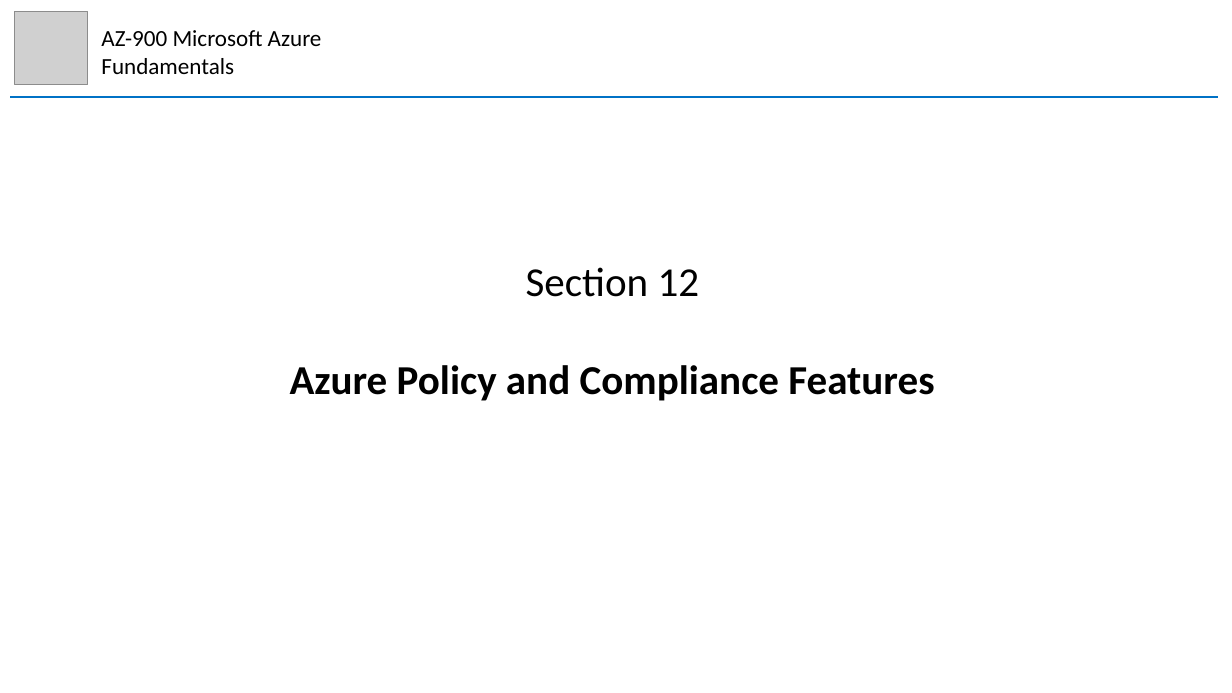
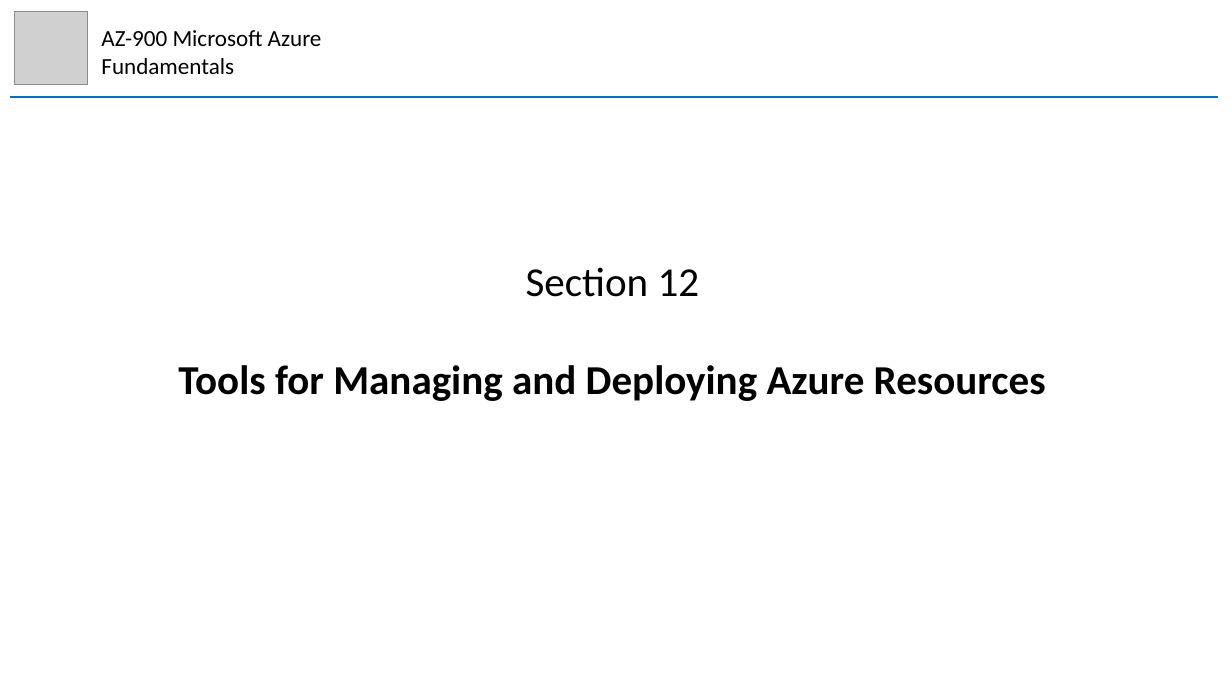
Before and after one commit to mhaythornthwaite/Testing_ML_Algorithms, a slide deck: slide 44 of Azure_AZ-900_Fundamentals/MJH_AZ-900_Azure_Fundamentals_Notes.pptx (slide 39 before the commit). Drawn at 1232x693 pixels with LibreOffice and Linux fonts; fonts in the diff are those of the drawing; grey boxes stand for pictures. Boxes give left, top, right and bottom in pixels: in the first picture for what was removed or moved away, otherwise in the second. Text is boxed around its words. In the diff, an @@ line names an element or a change of style, - is before the commit and + after.

Commit message:
Azure AZ-900 Section 10

```diff
--- a/Azure_AZ-900_Fundamentals/MJH_AZ-900_Azure_Fundamentals_Notes.pptx
+++ b/Azure_AZ-900_Fundamentals/MJH_AZ-900_Azure_Fundamentals_Notes.pptx
@@ text at (178, 365, 1046, 401): text changed @@
-Azure Policy and Compliance Features
+Tools for Managing and Deploying Azure Resources
```
Also in this commit, not shown: 4 other slides changed, 5 slides added, 3 slides removed.
